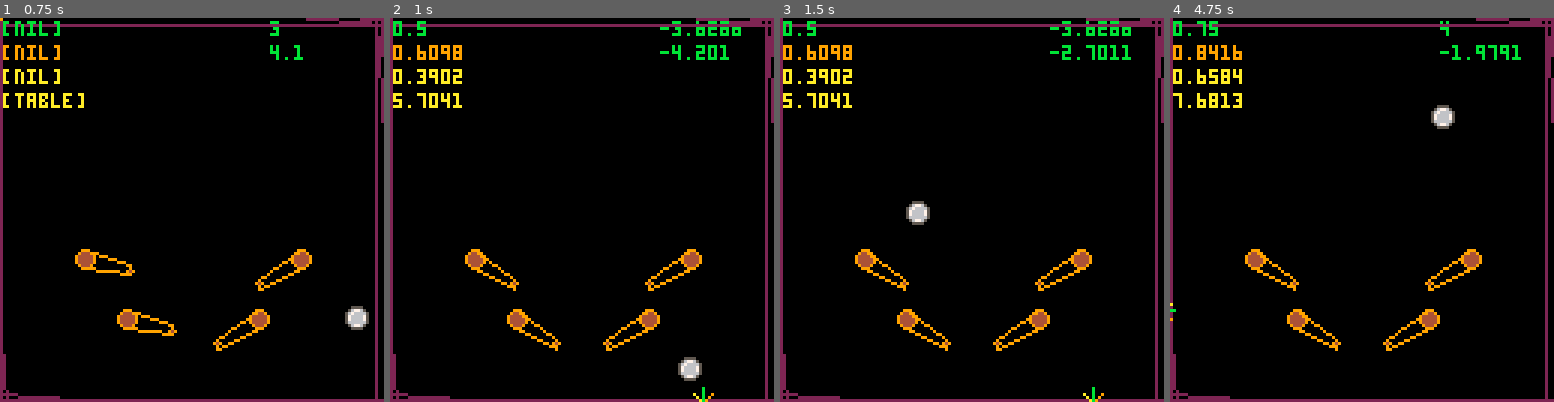
Above: before the commit, frames 1-4 (left to right).
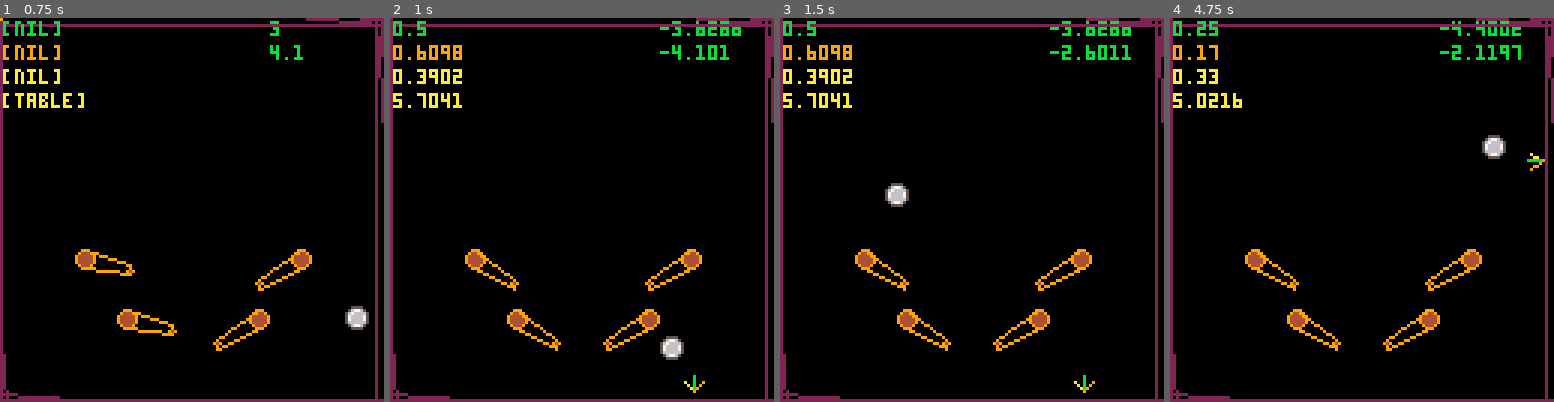
Above: after the commit, the same moments.

Repository: lkingsford/pico8-projects
Game: PICO-8 cartridge pinball1.p8
Two runs of this game, one before a commit and one after it. Both use one fixed random seed, a clock stepped at 60 frames per second and the inputs below.
Inputs:
- Up to frame 1 (0.75 s): tap X (X key) at 0.33 s; tap O (Z key) at 0.7 s
- Up to frame 2 (1 s): no input
- Up to frame 3 (1.5 s): tap X (X key) at 1.07 s
- Up to frame 4 (4.75 s): hold Right 1.6-2.1 s; tap O (Z key) every 0.4 s from 1.7 to 4.5 s; tap X (X key) at 1.85, 2.97, 4.08 s; hold Up 2.15-2.42 s; hold Right 2.47-3.03 s; hold Left 3.08-3.58 s; hold Down 3.63-3.97 s; hold Right 4.02-4.68 s; hold Up from 4.73 s (still down)

Frame 1 is identical in both runs. In frame 2, 0.8% of the frame differs, in the area x 70-85%, y 7-100%; in frame 3, 0.8%; in frame 4, 1.8%, in the area x 0-98%, y 0-79%.

Commit message:
Check each outline of pinball only

Diff:
--- a/pinball1.p8
+++ b/pinball1.p8
@@ -234,14 +236,18 @@
 
 function collides(i, ball)
 	--l = 0
-	local d = ceil(distance(0, 0, ball.dx, ball.dy)) * 2
-	for j=0,d do
-		ball_x = ball.x - j*ball.dx/d
-		ball_y = ball.y - j*ball.dy/d
-		--l += 1
-		if in_tri(i.x1, i.y1, i.x2, i.y2, i.x3, i.y3, ball_x, ball_y) then
-			--printh('^^ hit')
-			return true
+	local xcoords = {3,2,0,-3,-2,0,-2}
+	local ycoords = {0,2,3,0,-2,-3,2}
+	for k = 1, count(xcoords) do
+		local d = ceil(distance(0, 0, ball.dx, ball.dy)) * 2
+		for j=0,d do
+			ball_x = ball.x - j*ball.dx/d + xcoords[k]
+			ball_y = ball.y - j*ball.dy/d + ycoords[k]
+			--l += 1
+			if in_tri(i.x1, i.y1, i.x2, i.y2, i.x3, i.y3, ball_x, ball_y) then
+				--printh('^^ hit')
+				return true
+			end
 		end
 	end
 	return false
